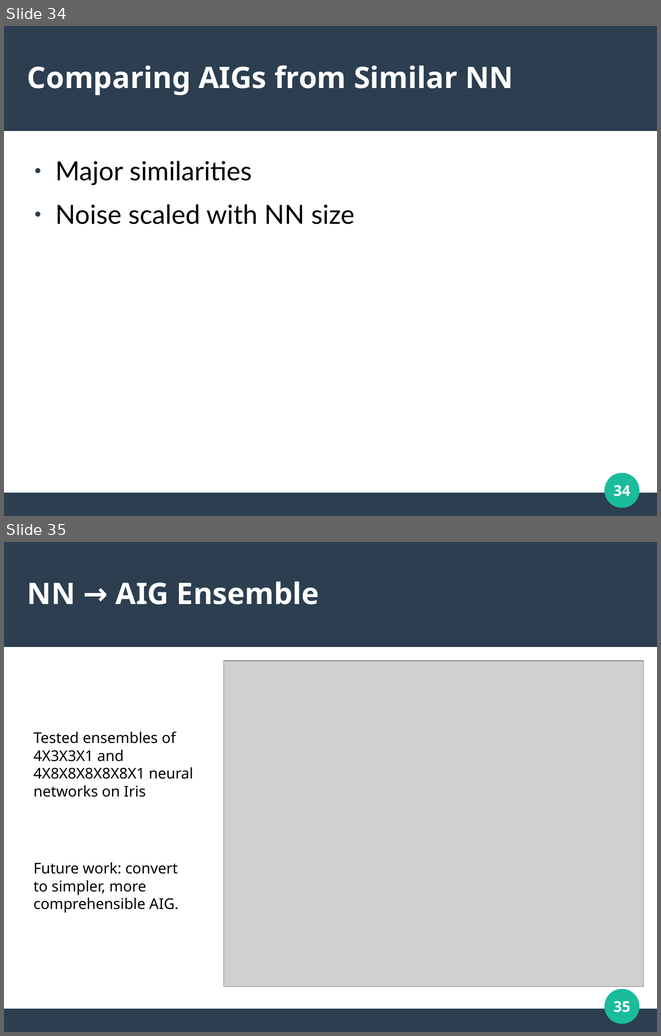
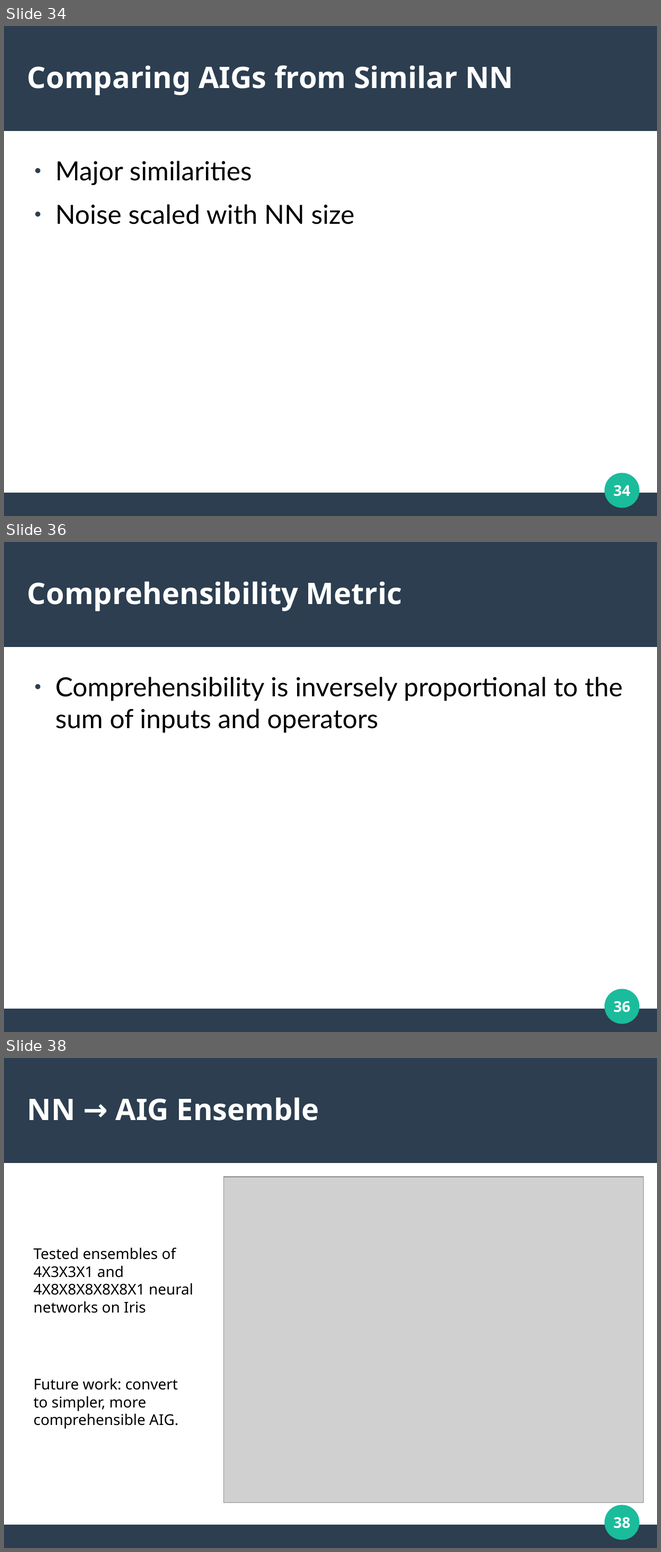
Before and after one commit to jarrenbr/ThesisPublic, a slide deck: defense_presentation.odp. Shown one above the other, each under a label of ours: slides 34 and 35 before the commit, slides 34, 36 and 38 after it; the slides between them are not shown. The pictures are 661x1036 and 661x1552 pixels, drawn with LibreOffice and Linux fonts; fonts in the diff are those of the drawing; grey boxes stand for pictures. Boxes give left, top, right and bottom in pixels: in the first picture for what was removed or moved away, otherwise in the second. Text is boxed around its words. In the diff, an @@ line names an element or a change of style, - is before the commit and + after.

```diff
--- a/defense_presentation.odp
+++ b/defense_presentation.odp
@@ slide 36 added at [4, 542, 657, 1032], background #FFFFFF; not listed: 3 template elements that a slide beside it also shows @@
@@ title added at [27, 581, 402, 611], 36 pt, text #FFFFFF, bold @@
+Comprehensibility Metric
@@ text added at [55, 677, 623, 733], 32 pt, text #000000 @@
+● Comprehensibility is inversely proportional to the sum of inputs and operators
@@ page number added at [614, 1000, 630, 1012], 18 pt, text #FFFFFF, bold @@
+36
@@ what was slide 35 is now slide 38 @@
@@ page number at [614, 1516, 630, 1528]: text changed @@
-35
+38
```
Also in this commit, not shown: 2 other slides added.
